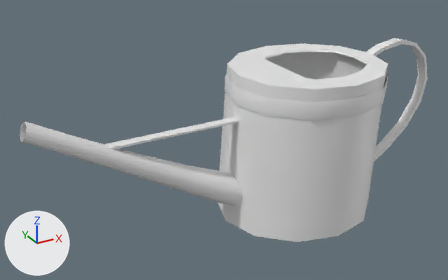
One commit to the FBX model Mickey Mouse Garden/Assets/Art/Objects/WateringCan.fbx: the scene before it, then after it.
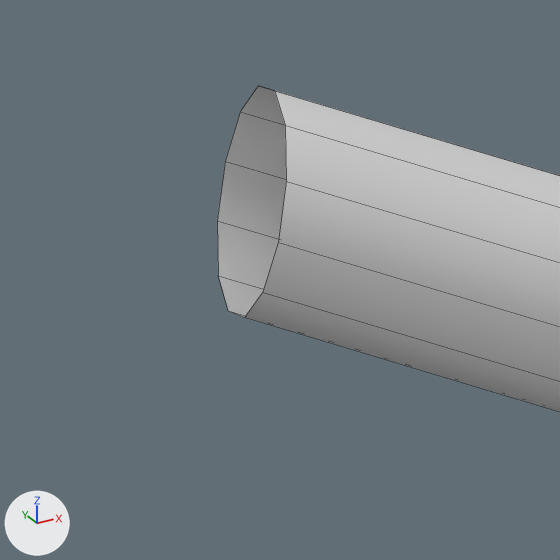
Each version appears first whole from a 50 mm lens placed at (-1.952, -2.674, 1.843), pointed at (-0.433, 0.087, 0.463), and next in a close-up on the part from 0% to 11% of the width and 40% to 59% of the height. The lights are fixed; the arrows at lower left show +X, +Y and +Z. The close-ups show mesh edges as thin lines.

Names of what the first close-up shows: 'WateringCan'.
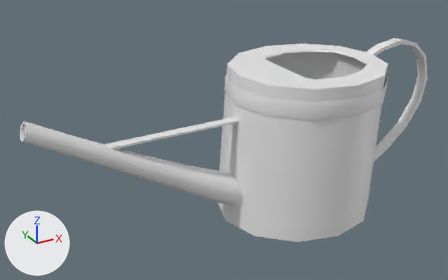
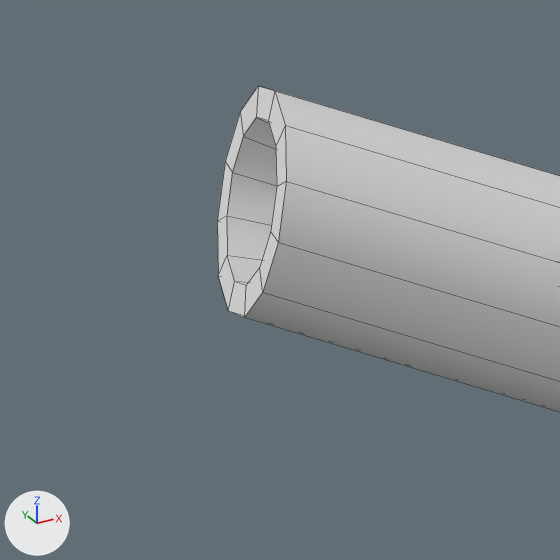
Location of each change, [x1, y1, x2, y2] in pixels of the close-ups (560 x 560 px):
part 1 of me_cylinder, added: after [217, 86, 286, 317]

The change, as a list of edits to the scene's bpy script:
```text
Change me_cylinder:
    used by ob_wateringcan; location = (0.0, 0.0, 0.0)
    remove me_cylinder.from_pydata(...)  # 311 vertices, 261 faces; spans x -1.52..0.95, y -0.44..0.44, z 0.0..0.91
    add me_cylinder.from_pydata(...)  # 324 vertices, 285 faces; spans x -1.52..0.95, y -0.44..0.44, z 0.0..0.91
    me_cylinder part 1
    13 vertices are added at x -1.52..-1.34, y -0.04..0.04, z 0.68..0.8
    24 new faces join them
```
